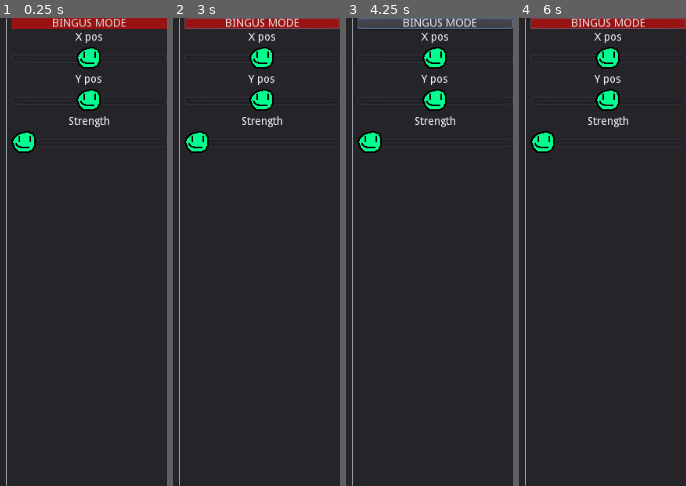
Above: before the commit, frames 1-4 (left to right).
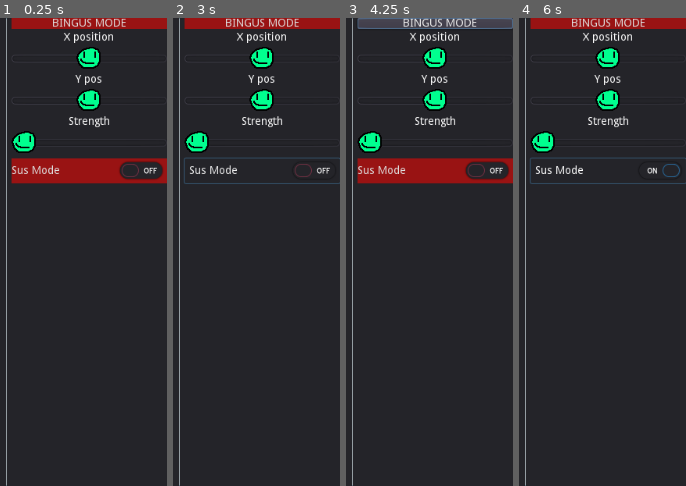
Above: after the commit, the same moments.

Repository: jiink/distor
Game: Godot game, scene res://testCamera.tscn
Same seed, same stepped clock (60 frames per second), same inputs: the game is played once before the commit and once after it.
Inputs (mouse positions are in pixels of both pictures, inside the frame that each line leads up to):
- Up to frame 1 (0.25 s): no input
- Up to frame 2 (3 s): click (261, 172) at 0.5 s, where only the run after the commit has a clickable "Sus Mode"; click "BINGUS MODE" at 1.25 s; click "BINGUS MODE" at 2 s; click (261, 172) at 2.75 s, where only the run after the commit has a clickable "Sus Mode"
- Up to frame 3 (4.25 s): click "BINGUS MODE" at 3.5 s
- Up to frame 4 (6 s): click (607, 172) at 4.25 s, where only the run after the commit has a clickable "Sus Mode"; tap Enter at 5 s; tap Space at 5.75 s

The runs differ from the first frame. In frame 1, 4.8% of the frame differs, in the area x 6-100%, y 2-36%; in frame 2, 1.6%; in frame 3, 4.8%; in frame 4, 1.6%.

Commit message:
Teeeeny tiny change
uhhhh test 1

Diff:
--- a/testCamera.tscn
+++ b/testCamera.tscn
@@ -113,7 +113,7 @@
 [node name="Label" type="Label" parent="HBoxContainer/VBoxContainer/Labelled slider X"]
 margin_right = 199.0
 margin_bottom = 14.0
-text = "X pos"
+text = "X position"
 align = 1
 
 [node name="XSlider" type="HSlider" parent="HBoxContainer/VBoxContainer/Labelled slider X"]
@@ -164,6 +164,12 @@
 step = 0.0
 value = 0.2
 
+[node name="CheckButton" type="CheckButton" parent="HBoxContainer/VBoxContainer"]
+margin_top = 180.0
+margin_right = 199.0
+margin_bottom = 212.0
+text = "Sus Mode"
+
 [connection signal="value_changed" from="HBoxContainer/VBoxContainer/Labelled slider X/XSlider" to="." method="_on_XSlider_value_changed"]
 [connection signal="value_changed" from="HBoxContainer/VBoxContainer/Labelled slider Y/YSlider" to="." method="_on_YSlider_value_changed"]
 [connection signal="value_changed" from="HBoxContainer/VBoxContainer/Labelled slider S/SSlider" to="." method="_on_SSlider_value_changed"]
